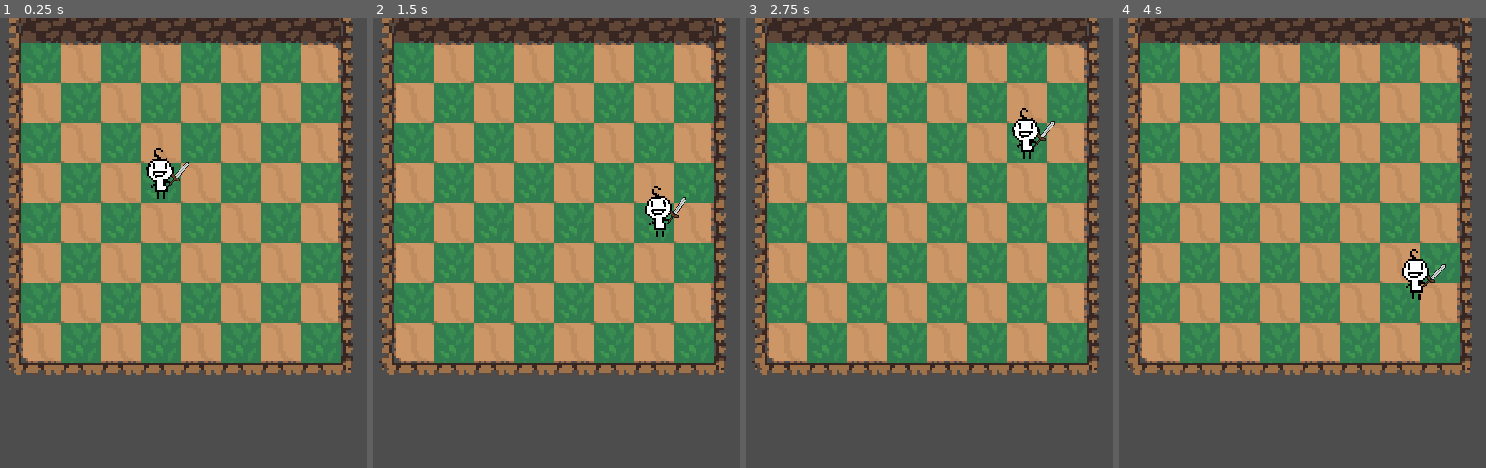
Above: before the commit, frames 1-4 (left to right).
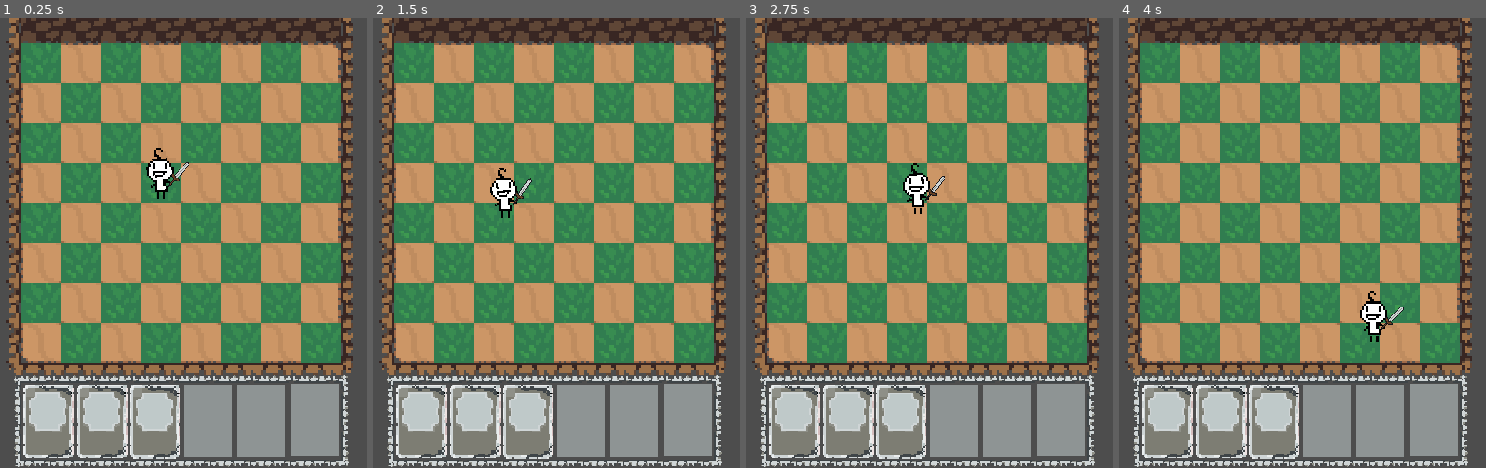
Above: after the commit, the same moments.

Repository: esp-ahz/demo
Game: Godot game, scene res://Level/demo_level/demo_level.tscn
Same seed, same stepped clock (60 frames per second), same inputs: the game is played once before the commit and once after it.
Inputs (mouse positions are in pixels of both pictures, inside the frame that each line leads up to):
- Up to frame 1 (0.25 s): no input
- Up to frame 2 (1.5 s): move the mouse to (728, 220) at 0.52 s; press the mouse at (728, 220) at 0.53 s; release the mouse at (728, 220) at 1.25 s; drag from (395, 265) to (512, 333) at 1.27 s
- Up to frame 3 (2.75 s): move the mouse to (1006, 144) at 2.02 s; press the mouse at (1006, 144) at 2.03 s
- Up to frame 4 (4 s): release the mouse at (1379, 144) at 2.75 s; drag from (1258, 333) to (outside the picture) at 2.77 s; move the mouse to (outside the picture) at 3.52 s; press the mouse at (outside the picture) at 3.53 s

The runs differ from the first frame. In frame 1, 14% of the frame differs, in the area x 3-96%, y 79-100%; in frame 2, 15%; in frame 3, 15%; in frame 4, 15%, in the area x 3-96%, y 51-100%.

Commit message:
slot and deck

Diff:
--- /dev/null
+++ b/Card/Area2D.gd
@@ -0,0 +1,23 @@
+extends Area2D
+var global = preload("res://global.gd").new()
+var dragable = false
+var is_inside_dropable = false
+var body_ref
+
+func _ready():
+	pass
+
+
+func _process(delta):
+	pass
+
+
+func _on_coin_body_entered(body):
+	if not global.is_draging_card:
+		dragable = true
+		scale = Vector2(1.05, 1.05)
+
+func _on_coin_body_exited(body):
+	if not global.is_draging_card:
+		dragable = false
+		scale = Vector2(1, 1)
--- /dev/null
+++ b/Card/card.gd
@@ -0,0 +1,65 @@
+extends Node2D
+#var global = preload("res://global.gd")
+var dragable = false
+var is_inside_dropable = false
+var body_ref		#选中的槽位
+var second_body_ref	#因为一张card可能同时和两个槽位发生碰撞，所以有一个second作为候选
+var have_2_body = false
+var old_position: Vector2
+var offset: Vector2
+var timer		#缓动动画相关
+const DURATION = 1.0
+
+func _ready():
+	old_position = global_position
+	pass
+
+
+func _process(delta):
+	if dragable:
+		if Input.is_action_just_pressed("click"):
+			offset = get_global_mouse_position() - global_position
+			global.is_draging_card = true
+			old_position = global_position
+		if Input.is_action_pressed("click"):
+			global_position = get_global_mouse_position()
+		elif Input.is_action_just_released("click"):
+			global.is_draging_card = false
+			var tween = get_tree().create_tween()
+			if is_inside_dropable and body_ref.is_occupied == false:
+				tween.tween_property(self, "position", body_ref.global_position, 0.2).set_ease(Tween.EASE_OUT)
+				body_ref.is_occupied = true
+			else:
+				tween.tween_property(self, "global_position", old_position, 0.2).set_ease(Tween.EASE_OUT)
+
+
+func _on_area_2d_mouse_entered():
+	if not global.is_draging_card:
+		dragable = true
+		#scale *= 1.05
+		#var tween = get_tree().create_tween()
+		#tween.tween_property(self, "position", position + Vector2(0, -20), 0.2).set_ease(Tween.EASE_OUT)
+
+
+func _on_area_2d_mouse_exited():
+	if not global.is_draging_card:
+		dragable = false
+		#scale /= 1.05
+		#var tween = get_tree().create_tween()
+		#tween.tween_property(self, "position", position + Vector2(0, 20), 0.2).set_ease(Tween.EASE_OUT)
+
+
+func _on_area_2d_body_entered(body):
+	if body.is_in_group('dropable'):
+		is_inside_dropable = true
+		body.modulate = Color(Color.AZURE, 0.7)
+		second_body_ref = body_ref
+		body_ref = body
+
+
+func _on_area_2d_body_exited(body):
+	if body.is_in_group('dropable'):
+		is_inside_dropable = false
+		body.modulate = Color(Color.AZURE, 0.4)
+		body_ref.is_occupied = false
+		body_ref = second_body_ref
--- /dev/null
+++ b/Card/card.tscn
@@ -0,0 +1,30 @@
+[gd_scene load_steps=4 format=3 uid="uid://ck6cvin8qwktw"]
+
+[ext_resource type="Script" path="res://Card/card.gd" id="1_rsg5t"]
+[ext_resource type="Texture2D" uid="uid://cov2w4exubes4" path="res://Card/Sprite-0002.png" id="2_ceu8l"]
+
+[sub_resource type="RectangleShape2D" id="RectangleShape2D_2jiur"]
+size = Vector2(66.3043, 95.6522)
+
+[node name="card" type="Node2D"]
+z_index = 50
+position = Vector2(325, 208)
+scale = Vector2(1.84, 1.84)
+script = ExtResource("1_rsg5t")
+
+[node name="Sprite2D" type="Sprite2D" parent="."]
+position = Vector2(0, 2.38419e-07)
+scale = Vector2(2, 2)
+texture = ExtResource("2_ceu8l")
+region_enabled = true
+region_rect = Rect2(96, 0, 33, 48)
+
+[node name="Area2D" type="Area2D" parent="."]
+
+[node name="CollisionShape2D" type="CollisionShape2D" parent="Area2D"]
+shape = SubResource("RectangleShape2D_2jiur")
+
+[connection signal="body_entered" from="Area2D" to="." method="_on_area_2d_body_entered"]
+[connection signal="body_exited" from="Area2D" to="." method="_on_area_2d_body_exited"]
+[connection signal="mouse_entered" from="Area2D" to="." method="_on_area_2d_mouse_entered"]
+[connection signal="mouse_exited" from="Area2D" to="." method="_on_area_2d_mouse_exited"]
--- /dev/null
+++ b/Deck/Slot/slot.gd
@@ -0,0 +1,17 @@
+extends StaticBody2D
+#var global = preload("res://global.gd")
+var is_occupied = false
+
+# Called when the node enters the scene tree for the first time.
+func _ready():
+	modulate = Color(Color.AZURE, 0.4)
+	pass # Replace with function body.
+
+
+# Called every frame. 'delta' is the elapsed time since the previous frame.
+func _process(delta):
+	if global.is_draging_card:
+		visible = true
+	else:
+		visible = true
+	pass
--- /dev/null
+++ b/Deck/Slot/slot.tscn
@@ -0,0 +1,18 @@
+[gd_scene load_steps=3 format=3 uid="uid://bmt05fq1i3rb2"]
+
+[ext_resource type="Script" path="res://Deck/Slot/slot.gd" id="1_krr0b"]
+
+[sub_resource type="RectangleShape2D" id="RectangleShape2D_b5qvs"]
+size = Vector2(6, 192)
+
+[node name="slot" type="StaticBody2D" groups=["dropable"]]
+script = ExtResource("1_krr0b")
+
+[node name="ColorRect" type="ColorRect" parent="."]
+offset_left = -64.0
+offset_top = -96.0
+offset_right = 64.0
+offset_bottom = 96.0
+
+[node name="CollisionShape2D" type="CollisionShape2D" parent="."]
+shape = SubResource("RectangleShape2D_b5qvs")
--- /dev/null
+++ b/Deck/deck.gd
@@ -0,0 +1,16 @@
+extends Node2D
+var slot1_occupied = false
+var slot2_occupied = false
+var slot3_occupied = false
+var slot4_occupied = false
+var slot5_occupied = false
+var slot6_occupied = false
+
+# Called when the node enters the scene tree for the first time.
+func _ready():
+	pass # Replace with function body.
+
+
+# Called every frame. 'delta' is the elapsed time since the previous frame.
+func _process(delta):
+	pass
--- /dev/null
+++ b/Deck/deck.tscn
@@ -0,0 +1,201 @@
+[gd_scene load_steps=4 format=3 uid="uid://bpgcklclaiyiv"]
+
+[ext_resource type="PackedScene" uid="uid://bmt05fq1i3rb2" path="res://Deck/Slot/slot.tscn" id="1_ck5mi"]
+[ext_resource type="Script" path="res://Deck/deck.gd" id="1_vl6ov"]
+[ext_resource type="Texture2D" uid="uid://cov2w4exubes4" path="res://Card/Sprite-0002.png" id="2_bmxrt"]
+
+[node name="deck" type="Node2D"]
+position = Vector2(-310, 0)
+script = ExtResource("1_vl6ov")
+
+[node name="slot" parent="." instance=ExtResource("1_ck5mi")]
+position = Vector2(-8, -1)
+scale = Vector2(0.9, 0.9)
+
+[node name="slot2" parent="." instance=ExtResource("1_ck5mi")]
+position = Vector2(121, 0)
+scale = Vector2(0.9, 0.9)
+
+[node name="slot3" parent="." instance=ExtResource("1_ck5mi")]
+position = Vector2(247, -1)
+scale = Vector2(0.9, 0.9)
+
+[node name="slot4" parent="." instance=ExtResource("1_ck5mi")]
+position = Vector2(374, -1)
+scale = Vector2(0.9, 0.9)
+
+[node name="slot5" parent="." instance=ExtResource("1_ck5mi")]
+position = Vector2(500, -1)
+scale = Vector2(0.9, 0.9)
+
+[node name="lside1" type="Sprite2D" parent="."]
+position = Vector2(-83, 46)
+scale = Vector2(3, 3)
+texture = ExtResource("2_bmxrt")
+region_enabled = true
+region_rect = Rect2(42, 16, 6, 31)
+
+[node name="lside2" type="Sprite2D" parent="."]
+position = Vector2(-83, -47)
+scale = Vector2(3, 3)
+texture = ExtResource("2_bmxrt")
+region_enabled = true
+region_rect = Rect2(42, 16, 6, 31)
+
+[node name="corner1" type="Sprite2D" parent="."]
+position = Vector2(-83, -102)
+scale = Vector2(3, 3)
+texture = ExtResource("2_bmxrt")
+region_enabled = true
+region_rect = Rect2(42, 10, 6, 6)
+
+[node name="corner2" type="Sprite2D" parent="."]
+position = Vector2(-83, 101)
+scale = Vector2(3, 3)
+texture = ExtResource("2_bmxrt")
+region_enabled = true
+region_rect = Rect2(42, 48, 6, 6)
+
+[node name="corner3" type="Sprite2D" parent="."]
+position = Vector2(703, -102)
+scale = Vector2(3, 3)
+texture = ExtResource("2_bmxrt")
+region_enabled = true
+region_rect = Rect2(80, 10, 6, 6)
+
+[node name="corner4" type="Sprite2D" parent="."]
+position = Vector2(703, 101)
+scale = Vector2(3, 3)
+texture = ExtResource("2_bmxrt")
+region_enabled = true
+region_rect = Rect2(80, 48, 6, 6)
+
+[node name="tside1" type="Sprite2D" parent="."]
+position = Vector2(-26, -102)
+scale = Vector2(3, 3)
+texture = ExtResource("2_bmxrt")
+region_enabled = true
+region_rect = Rect2(48, 10, 32, 6)
+
+[node name="tside2" type="Sprite2D" parent="."]
+position = Vector2(70, -102)
+scale = Vector2(3, 3)
+texture = ExtResource("2_bmxrt")
+region_enabled = true
+region_rect = Rect2(48, 10, 32, 6)
+
+[node name="lside3" type="Sprite2D" parent="."]
+position = Vector2(166, -102)
+scale = Vector2(3, 3)
+texture = ExtResource("2_bmxrt")
+region_enabled = true
+region_rect = Rect2(48, 10, 32, 6)
+
+[node name="lside4" type="Sprite2D" parent="."]
+position = Vector2(262, -102)
+scale = Vector2(3, 3)
+texture = ExtResource("2_bmxrt")
+region_enabled = true
+region_rect = Rect2(48, 10, 32, 6)
+
+[node name="lside5" type="Sprite2D" parent="."]
+position = Vector2(358, -102)
+scale = Vector2(3, 3)
+texture = ExtResource("2_bmxrt")
+region_enabled = true
+region_rect = Rect2(48, 10, 32, 6)
+
+[node name="lside6" type="Sprite2D" parent="."]
+position = Vector2(454, -102)
+scale = Vector2(3, 3)
+texture = ExtResource("2_bmxrt")
+region_enabled = true
+region_rect = Rect2(48, 10, 32, 6)
+
+[node name="lside7" type="Sprite2D" parent="."]
+position = Vector2(550, -102)
+scale = Vector2(3, 3)
+texture = ExtResource("2_bmxrt")
+region_enabled = true
+region_rect = Rect2(48, 10, 32, 6)
+
+[node name="lside8" type="Sprite2D" parent="."]
+position = Vector2(646, -102)
+scale = Vector2(3, 3)
+texture = ExtResource("2_bmxrt")
+region_enabled = true
+region_rect = Rect2(48, 10, 32, 6)
+
+[node name="slot6" parent="." instance=ExtResource("1_ck5mi")]
+position = Vector2(631, -2)
+scale = Vector2(0.9, 0.9)
+
+[node name="rside1" type="Sprite2D" parent="."]
+position = Vector2(703, -47)
+scale = Vector2(3, 3)
+texture = ExtResource("2_bmxrt")
+region_enabled = true
+region_rect = Rect2(80, 17, 6, 31)
+
+[node name="rside2" type="Sprite2D" parent="."]
+position = Vector2(703, 46)
+scale = Vector2(3, 3)
+texture = ExtResource("2_bmxrt")
+region_enabled = true
+region_rect = Rect2(80, 17, 6, 31)
+
+[node name="bside1" type="Sprite2D" parent="."]
+position = Vector2(-26, 101)
+scale = Vector2(3, 3)
+texture = ExtResource("2_bmxrt")
+region_enabled = true
+region_rect = Rect2(48, 48, 32, 6)
+
+[node name="bside2" type="Sprite2D" parent="."]
+position = Vector2(70, 101)
+scale = Vector2(3, 3)
+texture = ExtResource("2_bmxrt")
+region_enabled = true
+region_rect = Rect2(48, 48, 32, 6)
+
+[node name="bside3" type="Sprite2D" parent="."]
+position = Vector2(166, 101)
+scale = Vector2(3, 3)
+texture = ExtResource("2_bmxrt")
+region_enabled = true
+region_rect = Rect2(48, 48, 32, 6)
+
+[node name="bside4" type="Sprite2D" parent="."]
+position = Vector2(262, 101)
+scale = Vector2(3, 3)
+texture = ExtResource("2_bmxrt")
+region_enabled = true
+region_rect = Rect2(48, 48, 32, 6)
+
+[node name="bside5" type="Sprite2D" parent="."]
+position = Vector2(358, 101)
+scale = Vector2(3, 3)
+texture = ExtResource("2_bmxrt")
+region_enabled = true
+region_rect = Rect2(48, 48, 32, 6)
+
+[node name="bside6" type="Sprite2D" parent="."]
+position = Vector2(454, 101)
+scale = Vector2(3, 3)
+texture = ExtResource("2_bmxrt")
+region_enabled = true
+region_rect = Rect2(48, 48, 32, 6)
+
+[node name="bside7" type="Sprite2D" parent="."]
+position = Vector2(550, 101)
+scale = Vector2(3, 3)
+texture = ExtResource("2_bmxrt")
+region_enabled = true
+region_rect = Rect2(48, 48, 32, 6)
+
+[node name="bside8" type="Sprite2D" parent="."]
+position = Vector2(646, 101)
+scale = Vector2(3, 3)
+texture = ExtResource("2_bmxrt")
+region_enabled = true
+region_rect = Rect2(48, 48, 32, 6)
--- a/Level/demo_level/demo_level.tscn
+++ b/Level/demo_level/demo_level.tscn
@@ -10,6 +10,8 @@
 [ext_resource type="Script" path="res://Level/demo_level/TileMap.gd" id="8_fq72i"]
 [ext_resource type="Script" path="res://Level/demo_level/Camera.gd" id="9_p5yiv"]
 [ext_resource type="PackedScene" uid="uid://ckr5f1dlayii2" path="res://Player/player_dummy/player_dummy.tscn" id="10_y361g"]
+[ext_resource type="PackedScene" uid="uid://bpgcklclaiyiv" path="res://Deck/deck.tscn" id="11_mbbmm"]
+[ext_resource type="PackedScene" uid="uid://ck6cvin8qwktw" path="res://Card/card.tscn" id="12_qfhyo"]
 
 [sub_resource type="TileSetAtlasSource" id="TileSetAtlasSource_6ttqc"]
 texture = ExtResource("1_ny5t6")
@@ -282,3 +284,15 @@
 
 [node name="CharacterBody2D" parent="." instance=ExtResource("10_y361g")]
 position = Vector2(144, 144)
+
+[node name="deck" parent="." instance=ExtResource("11_mbbmm")]
+position = Vector2(75, 908)
+
+[node name="card" parent="." instance=ExtResource("12_qfhyo")]
+position = Vector2(66, 908)
+
+[node name="card2" parent="." instance=ExtResource("12_qfhyo")]
+position = Vector2(195, 908)
+
+[node name="card3" parent="." instance=ExtResource("12_qfhyo")]
+position = Vector2(322, 909)
--- a/Player/player_dummy/player_dummy.gd
+++ b/Player/player_dummy/player_dummy.gd
@@ -2,6 +2,7 @@
 
 @onready var animation_player = $AnimationPlayer		#角色动画
 @onready var skeleton = $Skeleton2D						#骨骼
+@onready var polygon = $Polygon2D						#角色图片
 @export var speed = 500
 
 # moving 移动相关
@@ -54,7 +55,8 @@
 	if event is InputEventMouseButton and event.button_index == MOUSE_BUTTON_LEFT and event.is_pressed():
 		destination[0] = floor(get_global_mouse_position()[0] / SCALE)
 		destination[1] = floor(get_global_mouse_position()[1] / SCALE)
-		canMove = true
+		if destination[0] < 8 and destination[0] >= 0 and destination[1] < 8 and destination[1] >= 0:
+			canMove = true
 	if event is InputEventMouseButton and event.button_index == MOUSE_BUTTON_RIGHT and event.is_pressed():
 		if floor(get_global_mouse_position()[0] / SCALE) < destination[0]:
 			if skeleton.scale.x > 0:
--- a/Player/player_dummy/player_dummy.tscn
+++ b/Player/player_dummy/player_dummy.tscn
@@ -8,6 +8,174 @@
 size = Vector2(8, 16)
 
 [sub_resource type="SkeletonModificationStack2D" id="SkeletonModificationStack2D_w76xv"]
+
+[sub_resource type="Animation" id="Animation_m24rh"]
+length = 0.001
+tracks/0/type = "bezier"
+tracks/0/imported = false
+tracks/0/enabled = true
+tracks/0/path = NodePath("Skeleton2D/body/head:position:x")
+tracks/0/interp = 1
+tracks/0/loop_wrap = true
+tracks/0/keys = {
+"handle_modes": PackedInt32Array(0),
+"points": PackedFloat32Array(-1.90735e-06, -0.25, 0, 0.25, 0),
+"times": PackedFloat32Array(0)
+}
+tracks/1/type = "bezier"
+tracks/1/imported = false
+tracks/1/enabled = true
+tracks/1/path = NodePath("Skeleton2D/body/head:position:y")
+tracks/1/interp = 1
+tracks/1/loop_wrap = true
+tracks/1/keys = {
+"handle_modes": PackedInt32Array(0),
+"points": PackedFloat32Array(-2, -0.25, 0, 0.25, 0),
+"times": PackedFloat32Array(0)
+}
+tracks/2/type = "bezier"
+tracks/2/imported = false
+tracks/2/enabled = true
+tracks/2/path = NodePath("Skeleton2D/body/head:rotation")
+tracks/2/interp = 1
+tracks/2/loop_wrap = true
+tracks/2/keys = {
+"handle_modes": PackedInt32Array(0),
+"points": PackedFloat32Array(0, -0.25, 0, 0.25, 0),
+"times": PackedFloat32Array(0)
+}
+tracks/3/type = "bezier"
+tracks/3/imported = false
+tracks/3/enabled = true
+tracks/3/path = NodePath("Skeleton2D/body/leftArm:position:x")
+tracks/3/interp = 1
+tracks/3/loop_wrap = true
+tracks/3/keys = {
+"handle_modes": PackedInt32Array(0),
+"points": PackedFloat32Array(-3, -0.25, 0, 0.25, 0),
+"times": PackedFloat32Array(0)
+}
+tracks/4/type = "bezier"
+tracks/4/imported = false
+tracks/4/enabled = true
+tracks/4/path = NodePath("Skeleton2D/body/leftArm:position:y")
+tracks/4/interp = 1
+tracks/4/loop_wrap = true
+tracks/4/keys = {
+"handle_modes": PackedInt32Array(0),
+"points": PackedFloat32Array(0.6, -0.25, 0, 0.25, 0),
+"times": PackedFloat32Array(0)
+}
+tracks/5/type = "bezier"
+tracks/5/imported = false
+tracks/5/enabled = true
+tracks/5/path = NodePath("Skeleton2D/body/leftArm:rotation")
+tracks/5/interp = 1
+tracks/5/loop_wrap = true
+tracks/5/keys = {
+"handle_modes": PackedInt32Array(0),
+"points": PackedFloat32Array(0, -0.25, 0, 0.25, 0),
+"times": PackedFloat32Array(0)
+}
+tracks/6/type = "bezier"
+tracks/6/imported = false
+tracks/6/enabled = true
+tracks/6/path = NodePath("Skeleton2D/body/rightArm:position:x")
+tracks/6/interp = 1
+tracks/6/loop_wrap = true
+tracks/6/keys = {
+"handle_modes": PackedInt32Array(0),
+"points": PackedFloat32Array(2, -0.25, 0, 0.25, 0),
+"times": PackedFloat32Array(0)
+}
+tracks/7/type = "bezier"
+tracks/7/imported = false
+tracks/7/enabled = true
+tracks/7/path = NodePath("Skeleton2D/body/rightArm:position:y")
+tracks/7/interp = 1
+tracks/7/loop_wrap = true
+tracks/7/keys = {
+"handle_modes": PackedInt32Array(0),
+"points": PackedFloat32Array(-1.2, -0.25, 0, 0.25, 0),
+"times": PackedFloat32Array(0)
+}
+tracks/8/type = "bezier"
+tracks/8/imported = false
+tracks/8/enabled = true
+tracks/8/path = NodePath("Skeleton2D/body/rightArm:rotation")
+tracks/8/interp = 1
+tracks/8/loop_wrap = true
+tracks/8/keys = {
+"handle_modes": PackedInt32Array(0),
+"points": PackedFloat32Array(0, -0.25, 0, 0.25, 0),
+"times": PackedFloat32Array(0)
+}
+tracks/9/type = "bezier"
+tracks/9/imported = false
+tracks/9/enabled = true
+tracks/9/path = NodePath("Skeleton2D/body/leftFoot:position:x")
+tracks/9/interp = 1
+tracks/9/loop_wrap = true
+tracks/9/keys = {
+"handle_modes": PackedInt32Array(0),
+"points": PackedFloat32Array(-1.2, -0.25, 0, 0.25, 0),
+"times": PackedFloat32Array(0)
+}
+tracks/10/type = "bezier"
+tracks/10/imported = false
+tracks/10/enabled = true
+tracks/10/path = NodePath("Skeleton2D/body/leftFoot:position:y")
+tracks/10/interp = 1
+tracks/10/loop_wrap = true
+tracks/10/keys = {
+"handle_modes": PackedInt32Array(0),
+"points": PackedFloat32Array(4.4, -0.25, 0, 0.25, 0),
+"times": PackedFloat32Array(0)
+}
+tracks/11/type = "bezier"
+tracks/11/imported = false
+tracks/11/enabled = true
+tracks/11/path = NodePath("Skeleton2D/body/leftFoot:rotation")
+tracks/11/interp = 1
+tracks/11/loop_wrap = true
+tracks/11/keys = {
+"handle_modes": PackedInt32Array(0),
+"points": PackedFloat32Array(0, -0.25, 0, 0.25, 0),
+"times": PackedFloat32Array(0)
+}
+tracks/12/type = "bezier"
+tracks/12/imported = false
+tracks/12/enabled = true
+tracks/12/path = NodePath("Skeleton2D/body/rightFoot:position:x")
+tracks/12/interp = 1
+tracks/12/loop_wrap = true
+tracks/12/keys = {
+"handle_modes": PackedInt32Array(0),
+"points": PackedFloat32Array(1.8, -0.25, 0, 0.25, 0),
+"times": PackedFloat32Array(0)
+}
+tracks/13/type = "bezier"
+tracks/13/imported = false
+tracks/13/enabled = true
+tracks/13/path = NodePath("Skeleton2D/body/rightFoot:position:y")
+tracks/13/interp = 1
+tracks/13/loop_wrap = true
+tracks/13/keys = {
+"handle_modes": PackedInt32Array(0),
+"points": PackedFloat32Array(4.4, -0.25, 0, 0.25, 0),
+"times": PackedFloat32Array(0)
+}
+tracks/14/type = "bezier"
+tracks/14/imported = false
+tracks/14/enabled = true
+tracks/14/path = NodePath("Skeleton2D/body/rightFoot:rotation")
+tracks/14/interp = 1
+tracks/14/loop_wrap = true
+tracks/14/keys = {
+"handle_modes": PackedInt32Array(0),
+"points": PackedFloat32Array(0, -0.25, 0, 0.25, 0),
+"times": PackedFloat32Array(0)
+}
 
 [sub_resource type="Animation" id="Animation_cxklu"]
 resource_name = "待机"
@@ -112,174 +280,6 @@
 "times": PackedFloat32Array(0, 0.5, 1)
 }
 
-[sub_resource type="Animation" id="Animation_m24rh"]
-length = 0.001
-tracks/0/type = "bezier"
-tracks/0/imported = false
-tracks/0/enabled = true
-tracks/0/path = NodePath("Skeleton2D/body/head:position:x")
-tracks/0/interp = 1
-tracks/0/loop_wrap = true
-tracks/0/keys = {
-"handle_modes": PackedInt32Array(0),
-"points": PackedFloat32Array(-1.90735e-06, -0.25, 0, 0.25, 0),
-"times": PackedFloat32Array(0)
-}
-tracks/1/type = "bezier"
-tracks/1/imported = false
-tracks/1/enabled = true
-tracks/1/path = NodePath("Skeleton2D/body/head:position:y")
-tracks/1/interp = 1
-tracks/1/loop_wrap = true
-tracks/1/keys = {
-"handle_modes": PackedInt32Array(0),
-"points": PackedFloat32Array(-2, -0.25, 0, 0.25, 0),
-"times": PackedFloat32Array(0)
-}
-tracks/2/type = "bezier"
-tracks/2/imported = false
-tracks/2/enabled = true
-tracks/2/path = NodePath("Skeleton2D/body/head:rotation")
-tracks/2/interp = 1
-tracks/2/loop_wrap = true
-tracks/2/keys = {
-"handle_modes": PackedInt32Array(0),
-"points": PackedFloat32Array(0, -0.25, 0, 0.25, 0),
-"times": PackedFloat32Array(0)
-}
-tracks/3/type = "bezier"
-tracks/3/imported = false
-tracks/3/enabled = true
-tracks/3/path = NodePath("Skeleton2D/body/leftArm:position:x")
-tracks/3/interp = 1
-tracks/3/loop_wrap = true
-tracks/3/keys = {
-"handle_modes": PackedInt32Array(0),
-"points": PackedFloat32Array(-3, -0.25, 0, 0.25, 0),
-"times": PackedFloat32Array(0)
-}
-tracks/4/type = "bezier"
-tracks/4/imported = false
-tracks/4/enabled = true
-tracks/4/path = NodePath("Skeleton2D/body/leftArm:position:y")
-tracks/4/interp = 1
-tracks/4/loop_wrap = true
-tracks/4/keys = {
-"handle_modes": PackedInt32Array(0),
-"points": PackedFloat32Array(0.6, -0.25, 0, 0.25, 0),
-"times": PackedFloat32Array(0)
-}
-tracks/5/type = "bezier"
-tracks/5/imported = false
-tracks/5/enabled = true
-tracks/5/path = NodePath("Skeleton2D/body/leftArm:rotation")
-tracks/5/interp = 1
-tracks/5/loop_wrap = true
-tracks/5/keys = {
-"handle_modes": PackedInt32Array(0),
-"points": PackedFloat32Array(0, -0.25, 0, 0.25, 0),
-"times": PackedFloat32Array(0)
-}
-tracks/6/type = "bezier"
-tracks/6/imported = false
-tracks/6/enabled = true
-tracks/6/path = NodePath("Skeleton2D/body/rightArm:position:x")
-tracks/6/interp = 1
-tracks/6/loop_wrap = true
-tracks/6/keys = {
-"handle_modes": PackedInt32Array(0),
-"points": PackedFloat32Array(2, -0.25, 0, 0.25, 0),
-"times": PackedFloat32Array(0)
-}
-tracks/7/type = "bezier"
-tracks/7/imported = false
-tracks/7/enabled = true
-tracks/7/path = NodePath("Skeleton2D/body/rightArm:position:y")
-tracks/7/interp = 1
-tracks/7/loop_wrap = true
-tracks/7/keys = {
-"handle_modes": PackedInt32Array(0),
-"points": PackedFloat32Array(-1.2, -0.25, 0, 0.25, 0),
-"times": PackedFloat32Array(0)
-}
-tracks/8/type = "bezier"
-tracks/8/imported = false
-tracks/8/enabled = true
-tracks/8/path = NodePath("Skeleton2D/body/rightArm:rotation")
-tracks/8/interp = 1
-tracks/8/loop_wrap = true
-tracks/8/keys = {
-"handle_modes": PackedInt32Array(0),
-"points": PackedFloat32Array(0, -0.25, 0, 0.25, 0),
-"times": PackedFloat32Array(0)
-}
-tracks/9/type = "bezier"
-tracks/9/imported = false
-tracks/9/enabled = true
-tracks/9/path = NodePath("Skeleton2D/body/leftFoot:position:x")
-tracks/9/interp = 1
-tracks/9/loop_wrap = true
-tracks/9/keys = {
-"handle_modes": PackedInt32Array(0),
-"points": PackedFloat32Array(-1.2, -0.25, 0, 0.25, 0),
-"times": PackedFloat32Array(0)
-}
-tracks/10/type = "bezier"
-tracks/10/imported = false
-tracks/10/enabled = true
-tracks/10/path = NodePath("Skeleton2D/body/leftFoot:position:y")
-tracks/10/interp = 1
-tracks/10/loop_wrap = true
-tracks/10/keys = {
-"handle_modes": PackedInt32Array(0),
-"points": PackedFloat32Array(4.4, -0.25, 0, 0.25, 0),
-"times": PackedFloat32Array(0)
-}
-tracks/11/type = "bezier"
-tracks/11/imported = false
-tracks/11/enabled = true
-tracks/11/path = NodePath("Skeleton2D/body/leftFoot:rotation")
-tracks/11/interp = 1
-tracks/11/loop_wrap = true
-tracks/11/keys = {
-"handle_modes": PackedInt32Array(0),
-"points": PackedFloat32Array(0, -0.25, 0, 0.25, 0),
-"times": PackedFloat32Array(0)
-}
-tracks/12/type = "bezier"
-tracks/12/imported = false
-tracks/12/enabled = true
-tracks/12/path = NodePath("Skeleton2D/body/rightFoot:position:x")
-tracks/12/interp = 1
-tracks/12/loop_wrap = true
-tracks/12/keys = {
-"handle_modes": PackedInt32Array(0),
-"points": PackedFloat32Array(1.8, -0.25, 0, 0.25, 0),
-"times": PackedFloat32Array(0)
-}
-tracks/13/type = "bezier"
-tracks/13/imported = false
-tracks/13/enabled = true
-tracks/13/path = NodePath("Skeleton2D/body/rightFoot:position:y")
-tracks/13/interp = 1
-tracks/13/loop_wrap = true
-tracks/13/keys = {
-"handle_modes": PackedInt32Array(0),
-"points": PackedFloat32Array(4.4, -0.25, 0, 0.25, 0),
-"times": PackedFloat32Array(0)
-}
-tracks/14/type = "bezier"
-tracks/14/imported = false
-tracks/14/enabled = true
-tracks/14/path = NodePath("Skeleton2D/body/rightFoot:rotation")
-tracks/14/interp = 1
-tracks/14/loop_wrap = true
-tracks/14/keys = {
-"handle_modes": PackedInt32Array(0),
-"points": PackedFloat32Array(0, -0.25, 0, 0.25, 0),
-"times": PackedFloat32Array(0)
-}
-
 [sub_resource type="Animation" id="Animation_capvc"]
 resource_name = "攻击"
 step = 0.05
@@ -473,7 +473,6 @@
 
 [node name="body" type="Bone2D" parent="Skeleton2D"]
 position = Vector2(1.90735e-06, 0)
-scale = Vector2(1, 1)
 rest = Transform2D(1, 0, 0, 1, 1.90735e-06, 0)
 
 [node name="head" type="Bone2D" parent="Skeleton2D/body"]
--- /dev/null
+++ b/global.gd
@@ -0,0 +1,3 @@
+extends Node
+
+var is_draging_card = false
--- a/project.godot
+++ b/project.godot
@@ -14,6 +14,10 @@
 run/main_scene="res://Level/demo_level/demo_level.tscn"
 config/features=PackedStringArray("4.1", "Forward Plus")
 config/icon="res://icon.svg"
+
+[autoload]
+
+global="*res://global.gd"
 
 [display]
 
@@ -45,6 +49,14 @@
 "roughness/src_normal": ""
 }
 
+[input]
+
+click={
+"deadzone": 0.5,
+"events": [Object(InputEventMouseButton,"resource_local_to_scene":false,"resource_name":"","device":-1,"window_id":0,"alt_pressed":false,"shift_pressed":false,"ctrl_pressed":false,"meta_pressed":false,"button_mask":0,"position":Vector2(0, 0),"global_position":Vector2(0, 0),"factor":1.0,"button_index":1,"canceled":false,"pressed":false,"double_click":false,"script":null)
+]
+}
+
 [rendering]
 
 textures/canvas_textures/default_texture_filter=0
Not shown: 1 places in Level/demo_level/demo_level.tscn that only renumber resources
